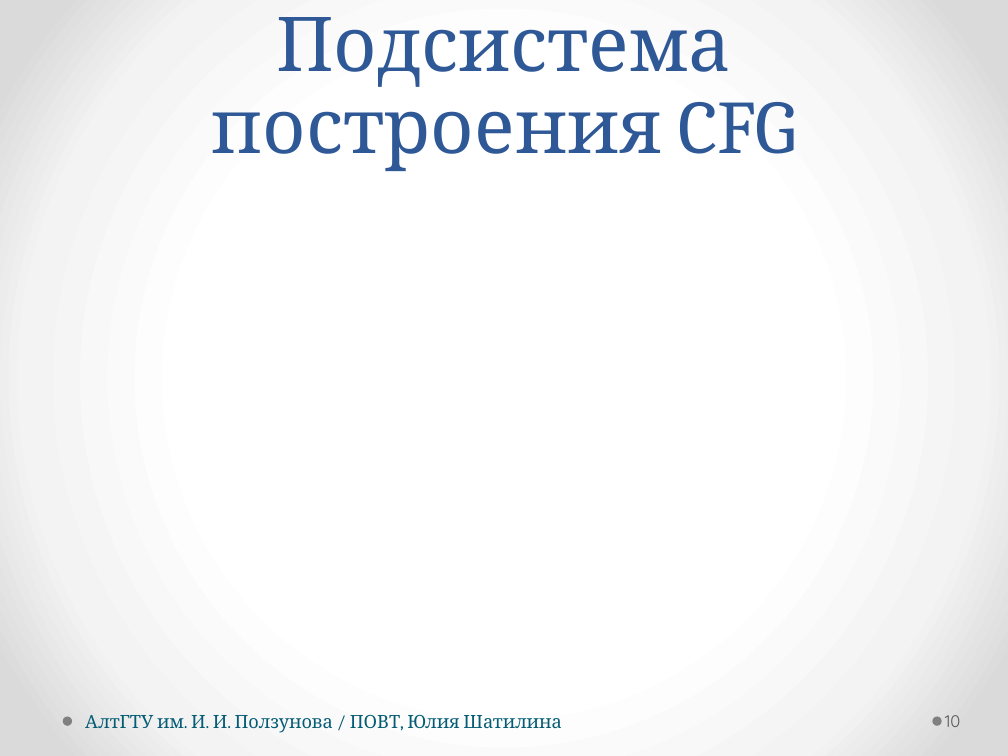
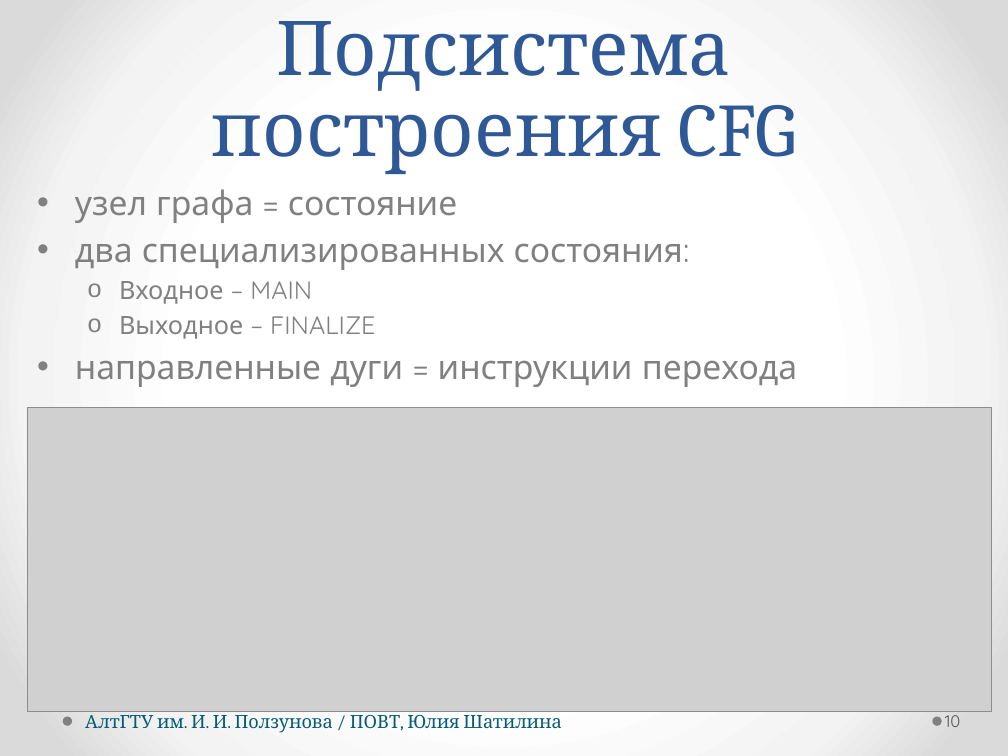
Before and after one commit to hisohito/proto-doc, a slide deck: slide 10 of shatilina.pptx. Drawn at 1008x756 pixels with LibreOffice and Linux fonts; fonts in the diff are those of the drawing; grey boxes stand for pictures. Boxes give left, top, right and bottom in pixels: in the first picture for what was removed or moved away, otherwise in the second. Text is boxed around its words. In the diff, an @@ line names an element or a change of style, - is before the commit and + after.

```diff
--- a/shatilina.pptx
+++ b/shatilina.pptx
@@ title "Подсистема построения CFG" moved from (x1=212, y1=17, x2=796, y2=171) to (x1=212, y1=21, x2=796, y2=174) @@
@@ text added at (x1=75, y1=189, x2=797, y2=387), 24 pt, text #808080 @@
+• узел графа = состояние
+• два специализированных состояния:
+  o Входное – MAIN
+  o Выходное – FINALIZE
+• направленные дуги = инструкции перехода
@@ picture added at (x1=27, y1=408, x2=992, y2=712) @@
```
Also in this commit, not shown: 4 other slides changed, 1 slide removed, 12 other files.
